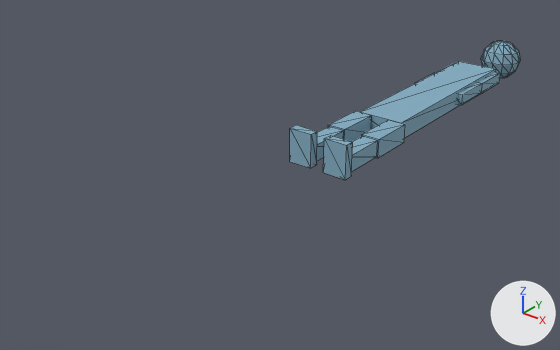
The glTF model ClientWeb/src/assets/models/characters/pedestrian_walk.glb as it was, and as the next commit left it.
Both versions are drawn from a 50 mm lens placed at (0.775, -0.511, 0.614), pointed at (-0.087, 0.567, -0.054). The axes (+X, +Y, +Z) are drawn at lower right. The lights are the same throughout. The picture after the commit comes second. Mesh edges are drawn as thin lines. Where no turn or scale is listed for an object, it has been applied to the vertices. Vertices at exactly the same position are counted once.

Before the edit, the objects in view are built like this:
```python
me_sphere = bpy.data.meshes.new('Sphere')
me_sphere.from_pydata(...)  # 142 vertices, 252 faces; spans x -0.065..0.065, y -0.12..0.74, z -0.05..0.05
me_sphere.materials.append(mat_pedestrianbody)  # blue #83adc2
ob_pedestrianmesh = bpy.data.objects.new('PedestrianMesh', me_sphere)
ob_pedestrianmesh.location = (0.0, 0.69, 0.0)
```
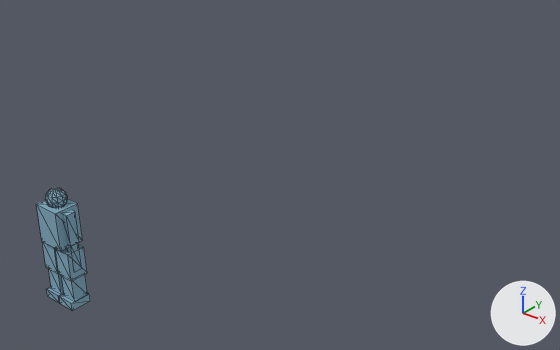
Boxes [x1, y1, x2, y2] around the edits, measured in the pictures (560 x 350 px):
'PedestrianMesh', reshaped, moved (76% narrower, 11% shorter): before [290, 41, 520, 180]; after [36, 187, 90, 311]
part 1 of me_sphere, added: after [45, 187, 67, 208]
part 2 of me_sphere, added (blue): after [36, 199, 83, 251]
part 3 of me_sphere, added: after [42, 242, 59, 273]
part 4 of me_sphere, added: after [48, 268, 64, 293]
part 5 of me_sphere, added: after [46, 287, 64, 303]
part 6 of me_sphere, added (blue): after [63, 210, 79, 246]
part 7 of me_sphere, added: after [66, 243, 79, 252]
part 8 of me_sphere, added (blue): after [55, 245, 87, 281]
part 9 of me_sphere, added (blue): after [61, 274, 87, 301]
part 10 of me_sphere, added: after [59, 292, 90, 311]
part 11 of me_sphere, deleted (blue): before [481, 41, 520, 78]
part 12 of me_sphere, deleted (blue): before [457, 72, 501, 105]
part 13 of me_sphere, deleted (blue): before [362, 120, 405, 158]
part 14 of me_sphere, deleted (blue): before [323, 135, 353, 180]
part 15 of me_sphere, deleted: before [317, 126, 344, 161]
part 16 of me_sphere, deleted (blue): before [352, 136, 378, 171]
part 17 of me_sphere, deleted (blue): before [361, 61, 496, 138]
part 18 of me_sphere, deleted (blue): before [290, 125, 317, 168]
part 19 of me_sphere, deleted (blue): before [328, 111, 372, 141]

The change, as a diff of the scene's bpy script:
```diff
--- a/ClientWeb/src/assets/models/characters/pedestrian_walk.glb.py
+++ b/ClientWeb/src/assets/models/characters/pedestrian_walk.glb.py
@@ me_sphere @@
 # used by ob_pedestrianmesh; location = (0.0, 0.69, 0.0)
-me_sphere.from_pydata(...)  # 142 vertices, 252 faces; spans x -0.065..0.065, y -0.12..0.74, z -0.05..0.05
+me_sphere.from_pydata(...)  # 158 vertices, 264 faces; spans x -0.027..0.027, y -0.018..0.018, z 0.0..0.167
+# me_sphere part 1: a new loose piece, a UV sphere (12 segments, 6 rings, poles along z) spanning x -0.014..0.014, y -0.014..0.014, z 0.139..0.167, in mat_pedestrianbody (blue #83adc2)
+# me_sphere part 2: a new loose piece, a box spanning x -0.02..0.02, y -0.018..0.018, z 0.09..0.145, in mat_pedestrianbody (blue #83adc2)
+# me_sphere part 3: a new loose piece, a box spanning x -0.027..-0.001, y -0.013..0.013, z 0.045..0.085, in mat_pedestrianbody (blue #83adc2)
+# me_sphere part 4: a new loose piece, a box spanning x -0.025..-0.003, y -0.011..0.011, z 0.01..0.045, in mat_pedestrianbody (blue #83adc2)
+# me_sphere part 5: a new loose piece, a box spanning x -0.027..-0.001, y -0.018..0.012, z 0.0..0.012, in mat_pedestrianbody (blue #83adc2)
+# me_sphere part 6: a new loose piece, a box spanning x 0.014..0.027, y -0.007..0.007, z 0.095..0.14, in mat_pedestrianbody (blue #83adc2)
+# me_sphere part 7: a new loose piece, a box spanning x 0.015..0.027, y -0.006..0.006, z 0.055..0.095, in mat_pedestrianbody (blue #83adc2)
+# me_sphere part 8: a new loose piece, a box spanning x 0.001..0.027, y -0.013..0.013, z 0.045..0.085, in mat_pedestrianbody (blue #83adc2)
+# me_sphere part 9: a new loose piece, a box spanning x 0.003..0.025, y -0.011..0.011, z 0.01..0.045, in mat_pedestrianbody (blue #83adc2)
+# me_sphere part 10: a new loose piece, a box spanning x 0.001..0.027, y -0.018..0.012, z 0.0..0.012, in mat_pedestrianbody (blue #83adc2)
+# me_sphere part 11: the loose piece of 62 vertices spanning x -0.05..0.05, y 0.64..0.74, z -0.05..0.05 is deleted
+# me_sphere part 12: the loose piece of 12 vertices spanning x 0.038..0.062, y 0.35..0.55, z -0.013..0.013 is deleted
+# me_sphere part 13: the loose piece of 8 vertices spanning x 0.02..0.06, y 0.0..0.1, z -0.02..0.02 is deleted
+# me_sphere part 14: the loose piece of 8 vertices spanning x 0.015..0.065, y -0.12..-0.1, z -0.02..0.05 is deleted
+# me_sphere part 15: the loose piece of 8 vertices spanning x -0.057..-0.022, y -0.1..0.0, z -0.018..0.018 is deleted
+# me_sphere part 16: the loose piece of 8 vertices spanning x 0.022..0.057, y -0.1..0.0, z -0.018..0.018 is deleted
+# me_sphere part 17: the loose piece of 8 vertices spanning x -0.05..0.05, y 0.1..0.55, z -0.02..0.02 is deleted
+# me_sphere part 18: the loose piece of 8 vertices spanning x -0.065..-0.015, y -0.12..-0.1, z -0.02..0.05 is deleted
+# me_sphere part 19: the loose piece of 8 vertices spanning x -0.06..-0.02, y 0.0..0.1, z -0.02..0.02 is deleted
+# other edits to the shape of me_sphere do not show in these pictures
 me_sphere.materials.append(mat_pedestrianbody)
@@ ob_pedestrianmesh @@
 ob_pedestrianmesh = bpy.data.objects.new('PedestrianMesh', me_sphere)
-ob_pedestrianmesh.location = (0.0, 0.69, 0.0)
+ob_pedestrianmesh.location = (0.0, 0.0, 0.0)
```
